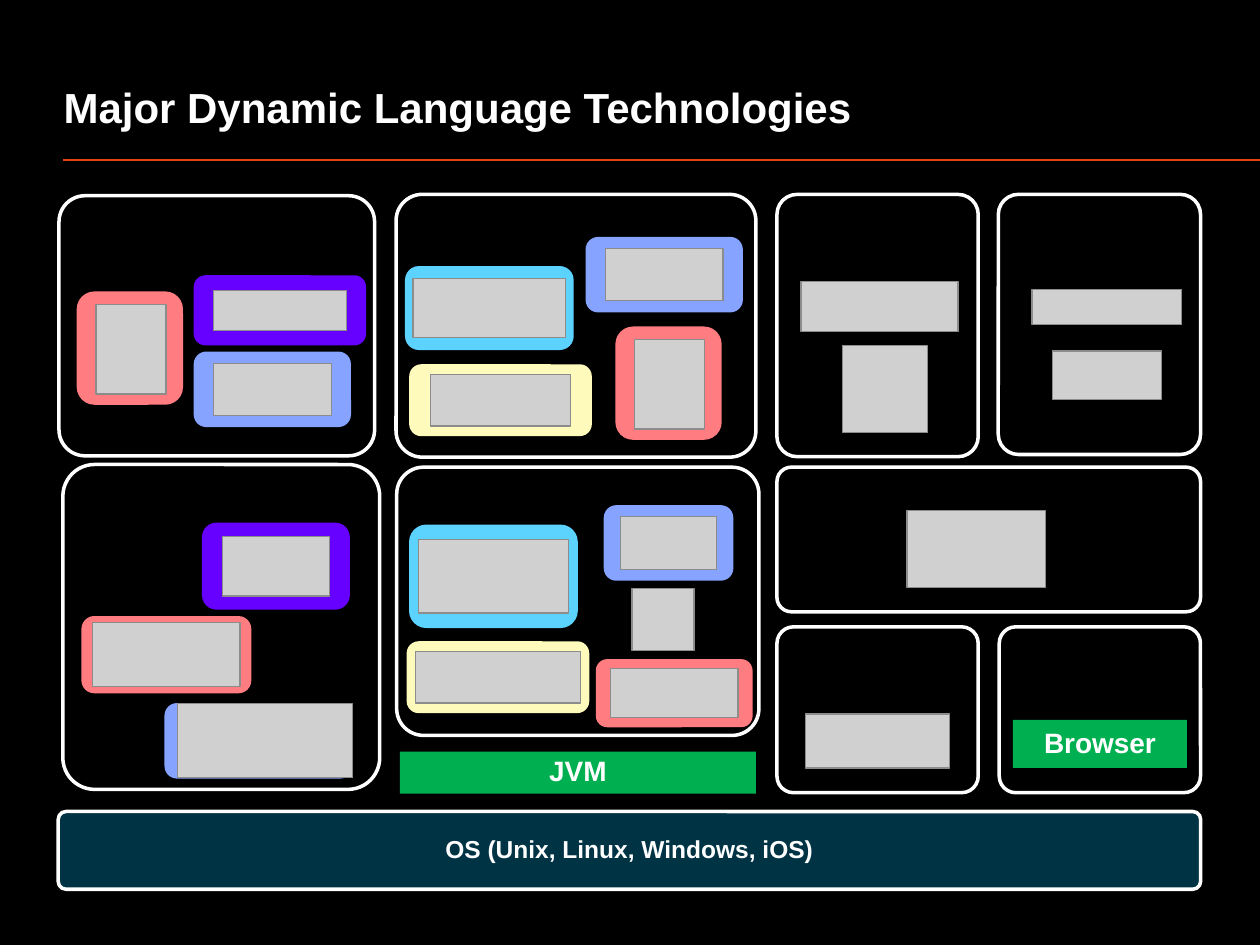
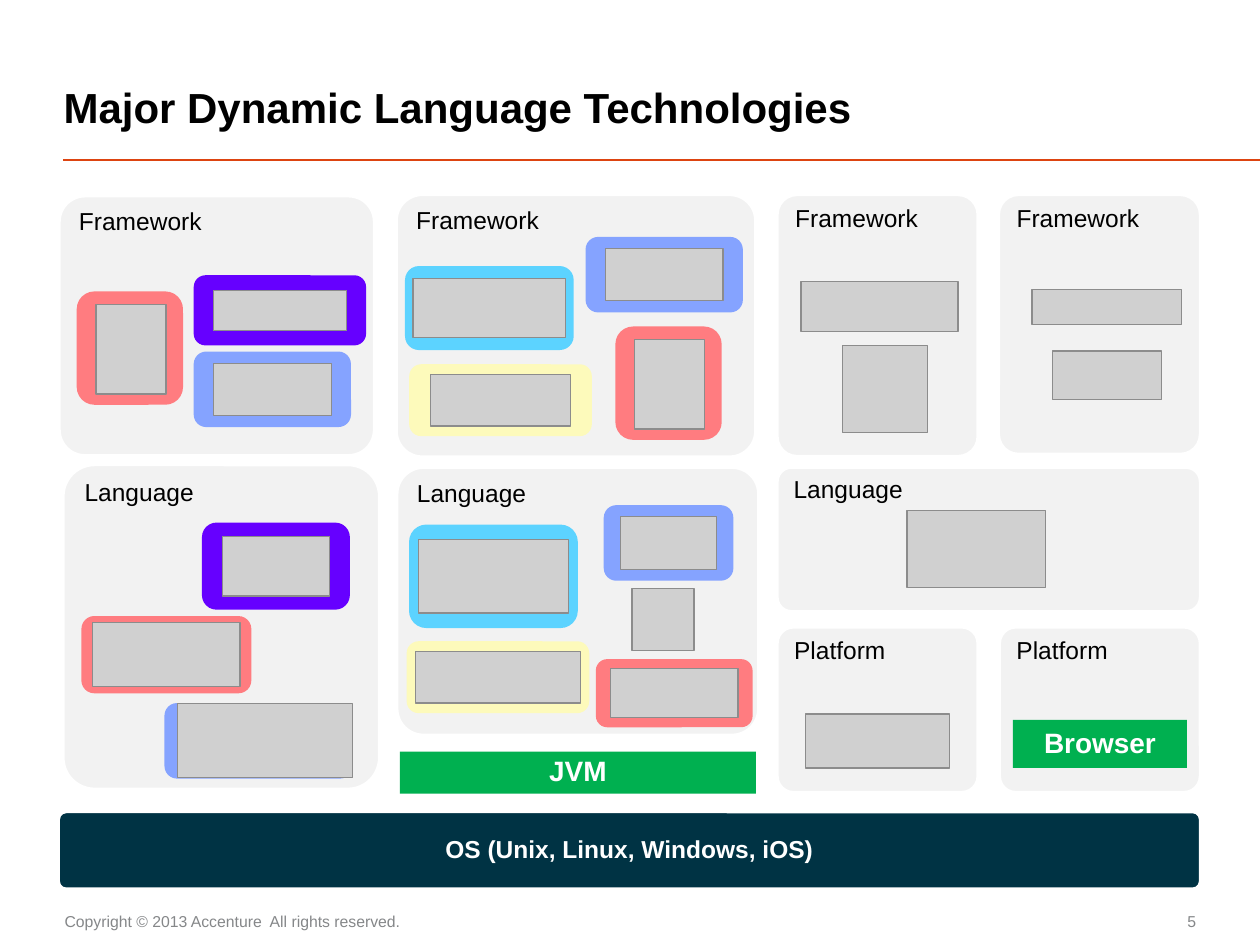
Before and after one commit to oscarrenalias/openslava-2013, a slide deck: slide 5 of Dynamic languages/OpenSlava 2013 - Dynamic languages.pptx (slide 6 before the commit). Drawn at 1260x945 pixels with LibreOffice and Linux fonts; fonts in the diff are those of the drawing; grey boxes stand for pictures. Boxes give left, top, right and bottom in pixels: in the first picture for what was removed or moved away, otherwise in the second. Text is boxed around its words. In the diff, an @@ line names an element or a change of style, - is before the commit and + after.

```diff
--- a/Dynamic languages/OpenSlava 2013 - Dynamic languages.pptx
+++ b/Dynamic languages/OpenSlava 2013 - Dynamic languages.pptx
@@ background #000000 to #FFFFFF @@
@@ title "Major Dynamic Language Technologies" at (64,92,851,131): text colour #FFFFFF to #000000 @@
@@ text in rounded rectangle at (795,209,918,228): text added @@
+Framework
@@ text in rounded rectangle at (1017,209,1140,228): text added @@
+Framework
@@ text in rounded rectangle at (79,212,202,231): text added @@
+Framework
@@ text in rounded rectangle at (416,211,539,230): text added @@
+Framework
@@ fill #000000 to #F2F2F2 in 9 elements at (998,194,1201,454), (777,627,979,794), (59,195,374,455), (63,465,379,790), (777,467,1201,612), (999,627,1201,794), (777,194,979,456), (396,194,756,457), (397,467,759,736) @@
@@ text in rounded rectangle at (85,484,194,506): text added @@
+Language
@@ text in rounded rectangle at (417,485,526,507): text added @@
+Language
@@ text in rounded rectangle at (794,481,903,503): text added @@
+Language
@@ text in rounded rectangle at (794,641,885,660): text added @@
+Platform
@@ text in rounded rectangle at (1016,641,1107,660): text added @@
+Platform
@@ text added at (65,915,400,930), 9 pt, text #858789 @@
+Copyright © 2013 Accenture All rights reserved.
@@ page number added at (1187,916,1196,927), 9 pt, text #858789 @@
+5
```
Also in this commit, not shown: 25 other slides changed, 1 slide added, 12 slides removed, 1 other file.
